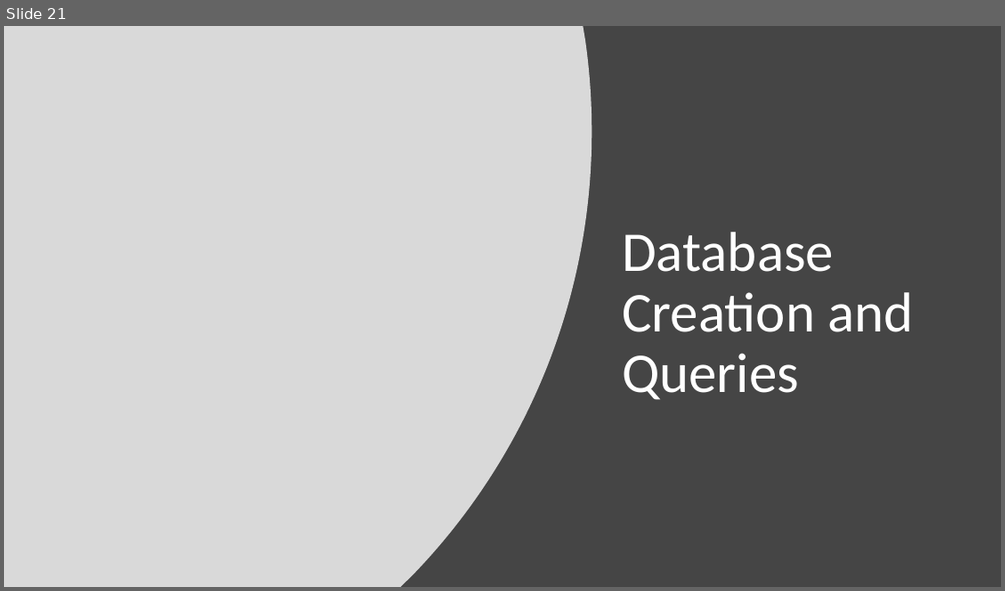
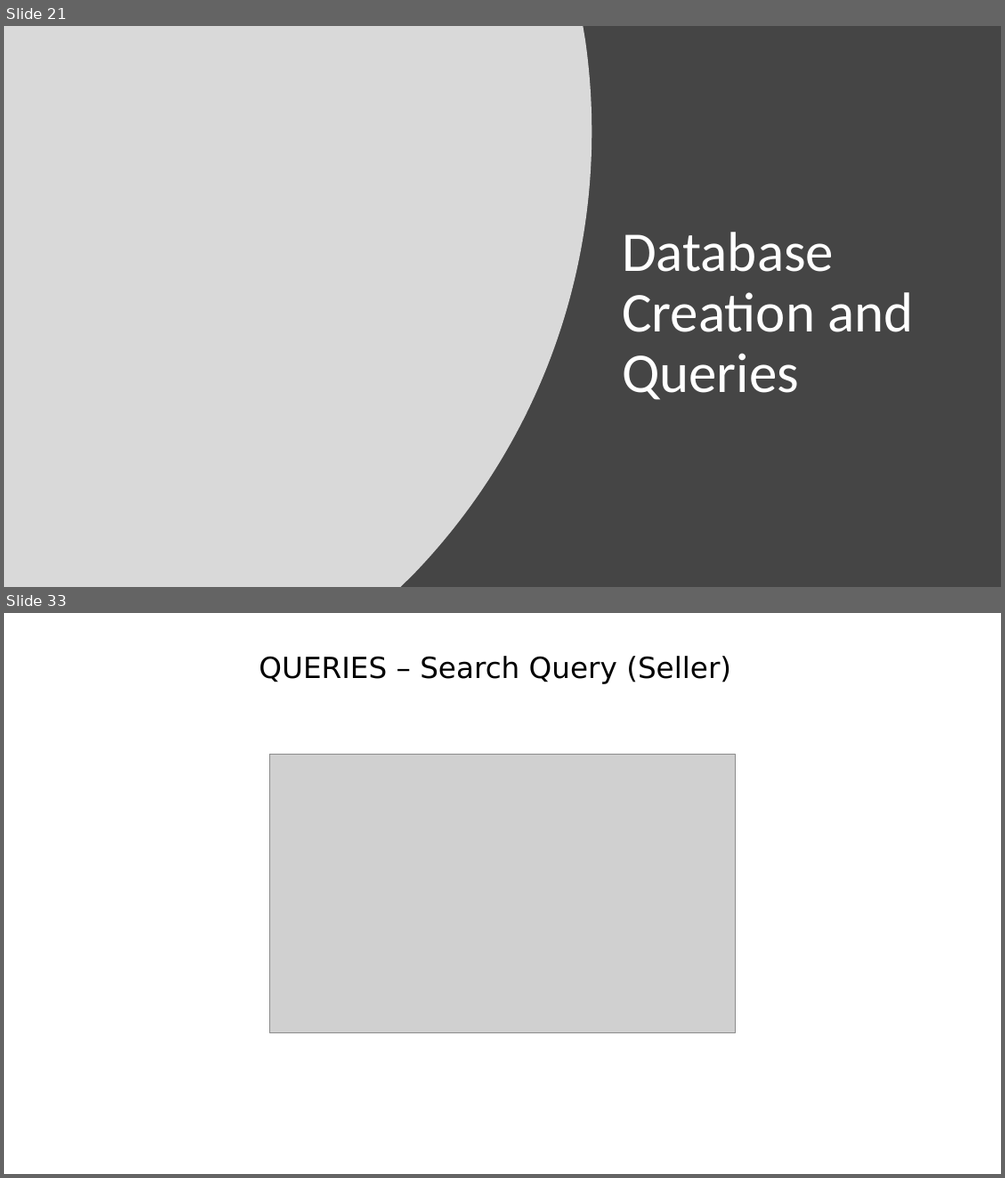
Before and after one commit to jameshutchy/Best-Practice-PHP, a slide deck: BCDE224 - Assessment 2 - James Hutchinson/BCDE244-Assesment 2 - James Hutchinson.pptx. Shown one above the other, each under a label of ours: slide 21 before the commit, slides 21 and 33 after it; the slides between them are not shown. The pictures are 1005x591 and 1005x1178 pixels, drawn with LibreOffice and Linux fonts; fonts in the diff are those of the drawing; grey boxes stand for pictures. Boxes give left, top, right and bottom in pixels: in the first picture for what was removed or moved away, otherwise in the second. Text is boxed around its words. In the diff, an @@ line names an element or a change of style, - is before the commit and + after.

```diff
--- a/BCDE224 - Assessment 2 - James Hutchinson/BCDE244-Assesment 2 - James Hutchinson.pptx
+++ b/BCDE224 - Assessment 2 - James Hutchinson/BCDE244-Assesment 2 - James Hutchinson.pptx
@@ slide 33 added at (4,613,1001,1174), background #FFFFFF @@
@@ text added at (259,656,731,684), 28 pt, text #000000 @@
+QUERIES – Search Query (Seller)
@@ picture added at (270,754,736,1032) @@
```
Also in this commit, not shown: 9 slides changed, 20 other slides added, 1 slide removed, 10 other files.
